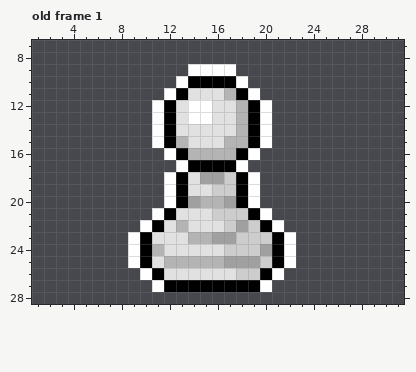
One commit to this pixel-art file: Assets/Sprites/Sprites-Animation/Pieces/Pieces Unmoving/Aseprite Files/White Pawn Unmoving.aseprite. Above, as it was before the edit.
32x32 pixels, 1 frame. Shown: old frame 1: x 1..31, y 7..28. The commit also changed other frames, which this record leaves out.
The result:
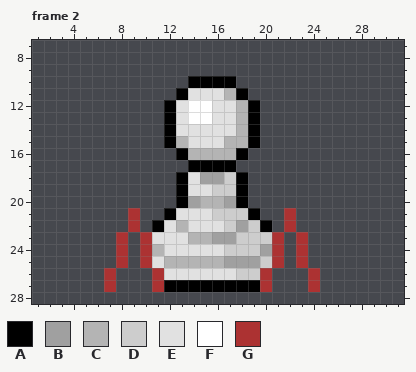
Palette (. is transparent): A #000000  B #a0a0a0  C #b4b4b4  D #cdcdcd  E #e1e1e1  F #ffffff  G #ac3232
A new or re-ordered frame is compared with the old frame closest to it.
Change:
frames 1 -> 6
Changed rows in their new state; - is an unchanged pixel.
Frame 2 is new; against old frame 1:
first column x 7:
 9 -------....-------
10 ------.----.------
11 -----.------.-----
12 ----.--------.----
13 ----.--------.----
14 ----.--------.----
15 ----.--------.----
16 -----.------.-----
17 ------.----.------
18 -----.------.-----
19 -----.------.-----
20 -----.------.-----
21 --G-.--------.-G--
22 --G.----------.G--
23 -G.G----------G.G-
24 -G.G----------G.G-
25 -G.G----------G.G-
26 G--.G--------G.--G
27 G---G--------G---G
